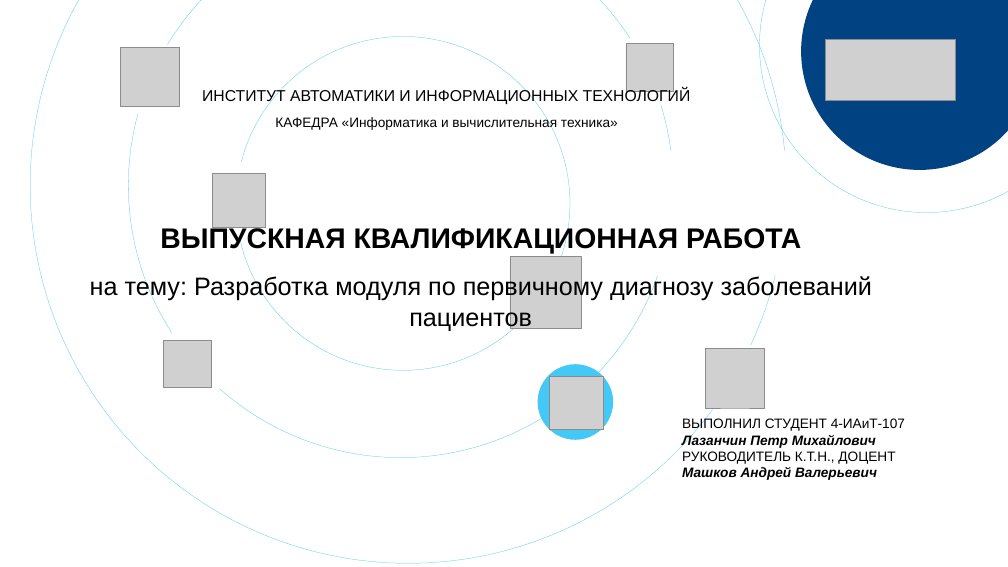
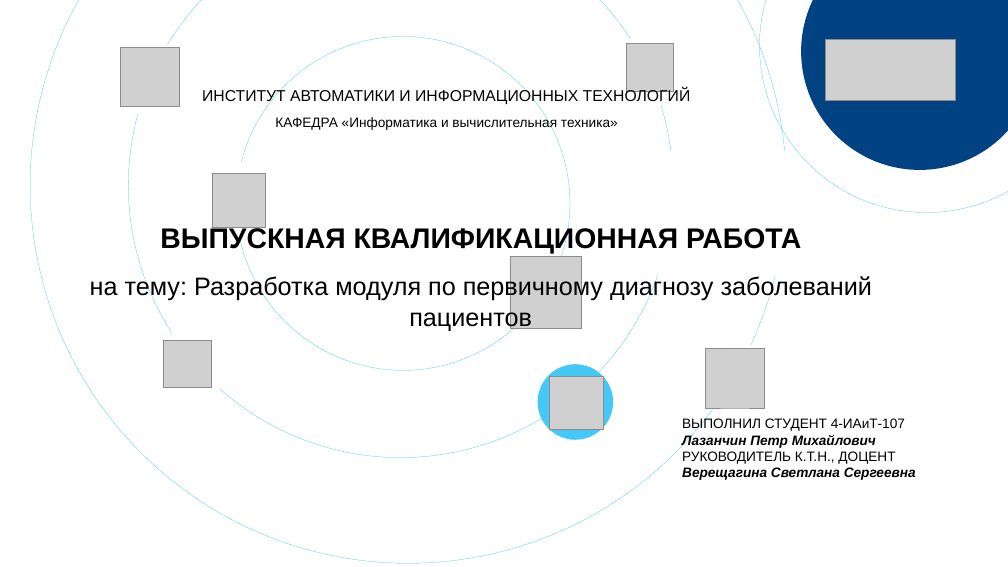
Before and after one commit to pet-laz/diplom, a slide deck: slide 1 of ПРЕЗЕНТАЦИЯ.pptx. Drawn at 1008x567 pixels with LibreOffice and Linux fonts; fonts in the diff are those of the drawing; grey boxes stand for pictures. Boxes give left, top, right and bottom in pixels: in the first picture for what was removed or moved away, otherwise in the second. Text is boxed around its words. In the diff, an @@ line names an element or a change of style, - is before the commit and + after.

```diff
--- a/ПРЕЗЕНТАЦИЯ.pptx
+++ b/ПРЕЗЕНТАЦИЯ.pptx
@@ text at (x1=682, y1=467, x2=916, y2=480): text changed @@
-Машков Андрей Валерьевич
+Верещагина Светлана Сергеевна
```
Also in this commit, not shown: 2 other files.
